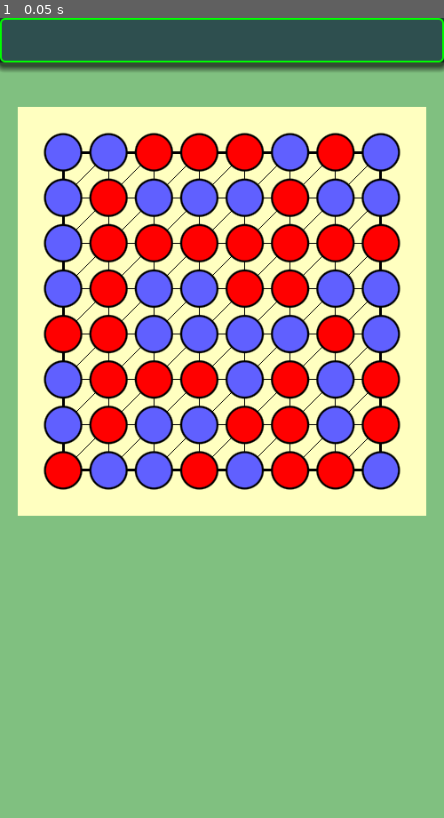
Above: before the commit, frame 1.
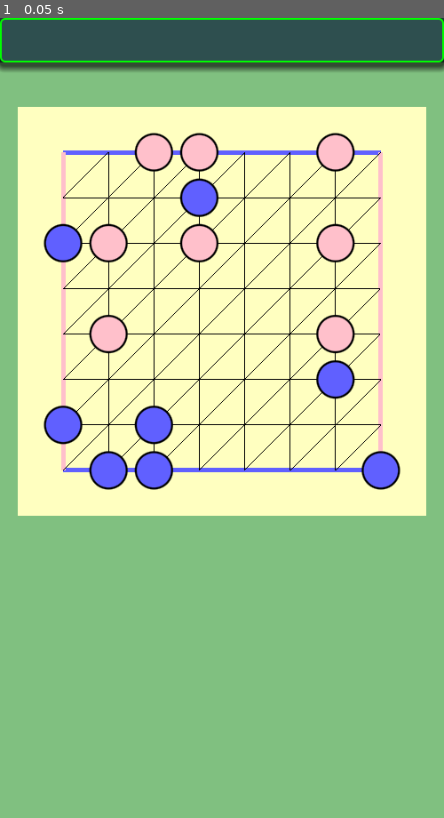
Above: after the commit, the same moment.

Repository: vivisuke/HexGame
Game: Godot game, scene res://main.tscn
The game is run twice, just before and just after one commit, with the same random seed, the same clock (stepped at 60 frames per second) and the same inputs.
Inputs:
- Up to frame 1 (0.05 s): no input

The runs differ from the first frame. In frame 1, 19% of the frame differs, in the area x 9-91%, y 14-59%.

Commit message:
0014 ◎ C 01/23 01/23 0.001│ToDo│盤面上下左右：青・ピンク線表示？

Diff:
--- a/hexgame/scripts/board_rect.gd
+++ b/hexgame/scripts/board_rect.gd
@@ -1,4 +1,7 @@
 extends ColorRect
+
+const WHITE_COL = Color("pink")
+const BLACK_COL = Color("#6060ff")
 
 var bd
 var CELL_WD = self.size.x / (Board.BD_WIDTH+1)
@@ -15,11 +18,17 @@
 func xyToPos(x, y):
 	return Vector2(X0+CELL_WD*x, Y0+CELL_WD*y)
 func draw_stone(x, y, b):
-	var col = Color("#6060ff") if b else Color("red")
+	#var col = Color("#6060ff") if b else Color("pink")
+	var col = BLACK_COL if b else WHITE_COL
 	draw_circle(xyToPos(x, y), CELL_WD*0.4, col)
 	draw_circle(xyToPos(x, y), CELL_WD*0.4, Color.BLACK, false, 1.0, true)
 func _draw():
-	draw_rect(Rect2(X0, Y0, GRID_WD, GRID_HT), Color.BLACK, false, 3.0)
+	const FR_WD = 5.0
+	draw_line(Vector2(X0, Y0), Vector2(X0+GRID_WD, Y0), BLACK_COL, FR_WD)
+	draw_line(Vector2(X0, Y0+GRID_HT), Vector2(X0+GRID_WD, Y0+GRID_HT), BLACK_COL, FR_WD)
+	draw_line(Vector2(X0, Y0), Vector2(X0, Y0+GRID_HT), WHITE_COL, FR_WD)
+	draw_line(Vector2(X0+GRID_WD, Y0), Vector2(X0+GRID_WD, Y0+GRID_HT), WHITE_COL, FR_WD)
+	#draw_rect(Rect2(X0, Y0, GRID_WD, GRID_HT), Color.BLACK, false, 3.0)
 	const BWD = Board.BD_WIDTH
 	for i in range(1, BWD-1):
 		var t = Y0 + i * CELL_WD
--- a/hexgame/scripts/main.gd
+++ b/hexgame/scripts/main.gd
@@ -9,7 +9,8 @@
 	#bd.put_white(1, 0)
 	#bd.print()
 	var next = Board.BLACK
-	for i in range(Board.BD_WIDTH * Board.BD_WIDTH):
+	#for i in range(Board.BD_WIDTH * Board.BD_WIDTH):
+	for i in range(16):
 		var pos = bd.sel_move_random()
 		print("put pos = ", pos)
 		bd.put_col(pos.x, pos.y, next)
Not shown, changed: HexGame.spr
